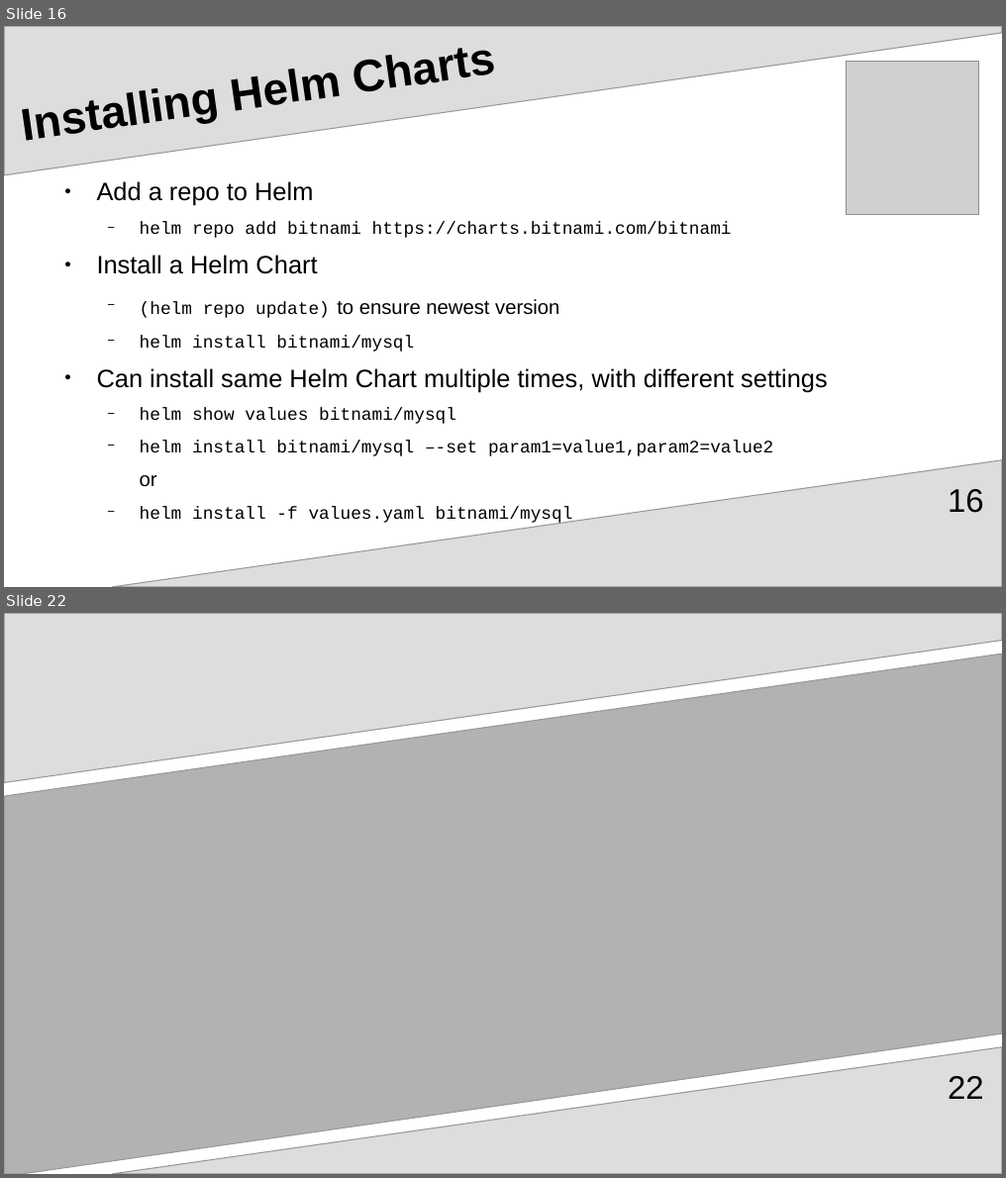
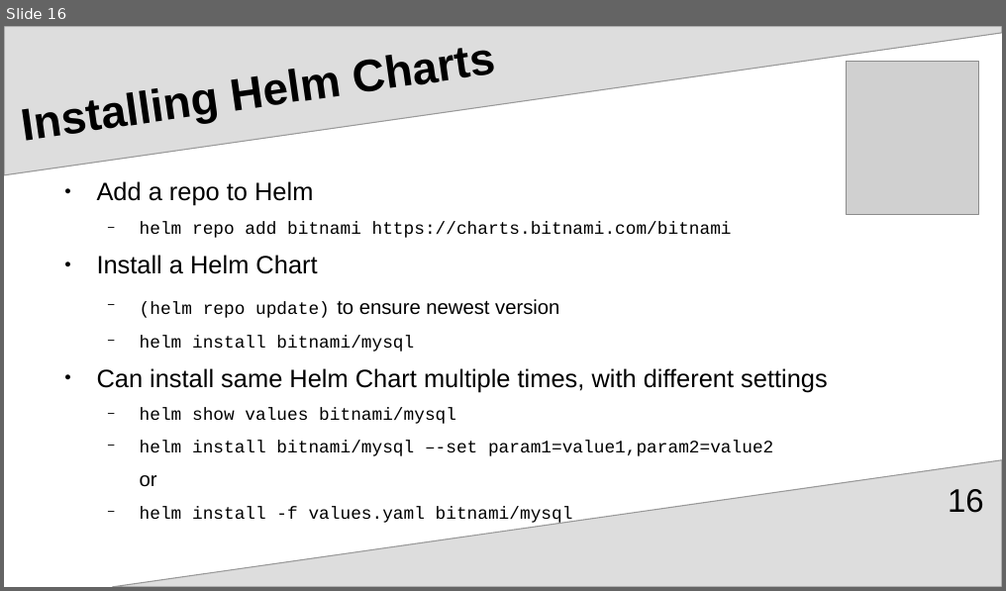
Before and after one commit to upart/cabinops, a slide deck: documentation/Introduction.odp. Shown one above the other, each under a label of ours: slides 16 and 22 before the commit, slide 16 after it; the slides between them are not shown. The pictures are 1006x1178 and 1006x591 pixels, drawn with LibreOffice and Linux fonts; fonts in the diff are those of the drawing; grey boxes stand for pictures. Boxes give left, top, right and bottom in pixels: in the first picture for what was removed or moved away, otherwise in the second. Text is boxed around its words. In the diff, an @@ line names an element or a change of style, - is before the commit and + after.

```diff
--- a/documentation/Introduction.odp
+++ b/documentation/Introduction.odp
@@ slide 22 removed at bbox=[4, 613, 1002, 1174], background #FFFFFF; not listed: 1 template element that a slide beside it also shows @@
@@ freeform shape removed at bbox=[4, 613, 1002, 783] @@
@@ freeform shape removed at bbox=[4, 654, 1002, 1174] @@
@@ page number removed at bbox=[947, 1076, 984, 1099] @@
-22
```
Also in this commit, not shown: 8 slides changed, 3 slides added, 2 other slides removed, 3 other files.
